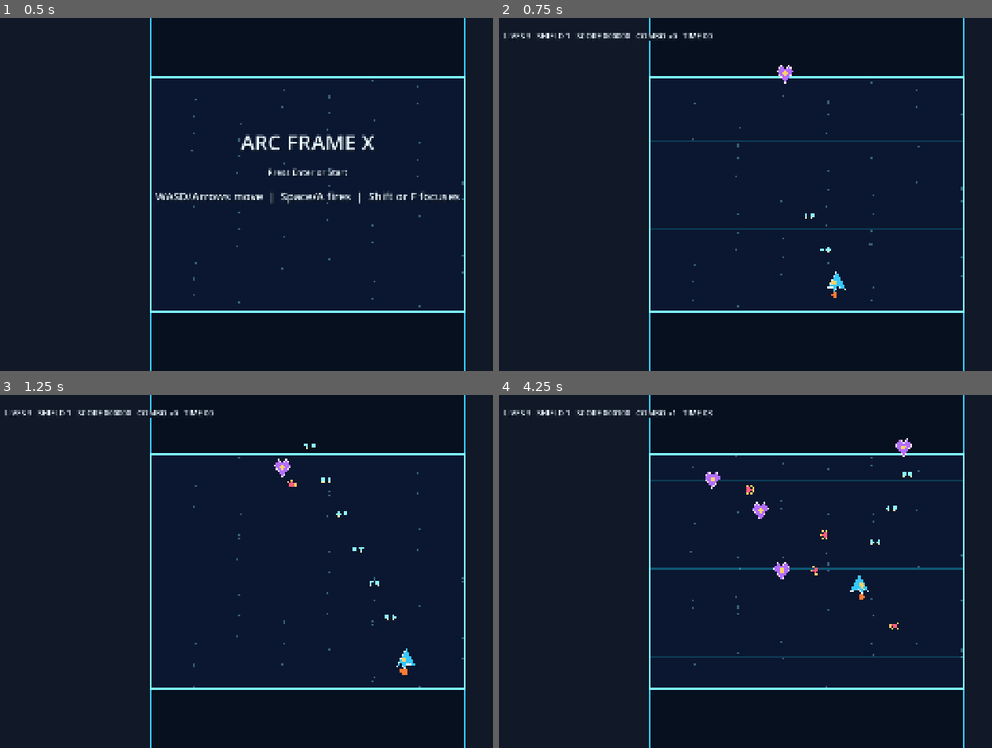
Above: before the commit, frames 1-4 (two rows, left to right).
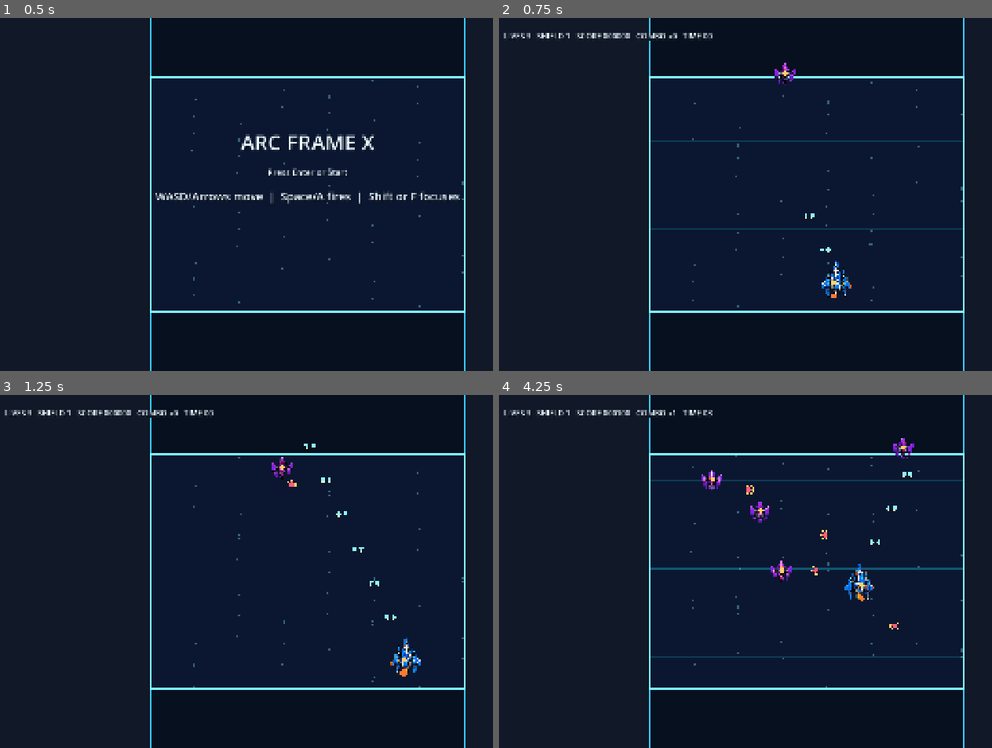
Above: after the commit, the same moments.

Repository: spacelabyelloiw/arcframex
Game: Godot game, scene res://scenes/core/main_game.tscn
Two runs of this game, one before a commit and one after it. Both use one fixed random seed, a clock stepped at 60 frames per second and the inputs below.
Inputs:
- Up to frame 1 (0.5 s): no input
- Up to frame 2 (0.75 s): tap Enter (start_game) at 0.5 s; hold D (move_right) from 0.53 s (still down); hold Space (fire) from 0.53 s (still down)
- Up to frame 3 (1.25 s): keep holding D (move_right); keep holding Space (fire)
- Up to frame 4 (4.25 s): release D (move_right) at 1.28 s; release Space (fire) at 1.28 s; hold S (move_down) 1.28-2.03 s; tap Shift (focus) at 1.35 s; hold D (move_right) 2.03-2.78 s; tap Enter (start_game) at 2.1 s; hold W (move_up) 2.78-3.53 s; tap F at 2.85 s; hold A (move_left) from 3.53 s (still down); hold Space (fire) from 3.53 s (still down)

Frame 1 is identical in both runs. In frame 2, 0.4% of the frame differs, in the area x 55-72%, y 12-80%; in frame 3, 0.5%; in frame 4, 0.9%, in the area x 41-85%, y 12-59%.

Commit message:
Add generated prototype sprites

Diff:
--- a/scripts/core/main_game.gd
+++ b/scripts/core/main_game.gd
@@ -13,6 +13,11 @@
 const BOSS_MAX_HEALTH := 220
 const BOSS_RADIUS := 62.0
 const AUDIO_POOL_SIZE := 10
+
+var player_texture: Texture2D = preload("res://assets/art/player/spr_player_ship_base.png")
+var choir_drone_texture: Texture2D = preload("res://assets/art/enemies/spr_choir_drone.png")
+var needle_runner_texture: Texture2D = preload("res://assets/art/enemies/spr_needle_runner.png")
+var boss_texture: Texture2D = preload("res://assets/art/bosses/spr_null_relay_seraph.png")
 
 var game_state := "title"
 var player_pos := Vector2.ZERO
@@ -587,53 +592,18 @@
 
 	var input_x := Input.get_axis("move_left", "move_right")
 	var lean := input_x * 7.0
-	var hull := PackedVector2Array([
-		player_pos + Vector2(0 + lean, -34),
-		player_pos + Vector2(28 + lean, 22),
-		player_pos + Vector2(8, 14),
-		player_pos + Vector2(0, 32),
-		player_pos + Vector2(-8, 14),
-		player_pos + Vector2(-28 + lean, 22)
-	])
-	var hull_outline := PackedVector2Array(hull)
-	hull_outline.append(hull[0])
-	draw_colored_polygon(hull, Color("#35c7ff"))
-	draw_polyline(hull_outline, Color("#e8f7ff"), 2.0)
+	_draw_texture_centered(player_texture, player_pos + Vector2(lean, -8), Vector2(118, 128))
+	draw_circle(player_pos, 5.0, Color(0.9, 1.0, 1.0, 0.85))
 	draw_circle(player_pos + Vector2(0, 2), 8.0, Color("#f7d36b"))
-	draw_circle(player_pos + Vector2(0, 39), 10.0 + sin(stage_time * 18.0) * 2.0, Color("#ff7a33"))
+	draw_circle(player_pos + Vector2(0, 42), 10.0 + sin(stage_time * 18.0) * 2.0, Color("#ff7a33"))
 
 
 func _draw_boss() -> void:
 	if not boss_started:
 		return
 
-	var wing_color := Color("#7437d8")
-	var core_color := Color("#ff5d78")
-	var glow_color := Color("#ffd166")
-	var left_wing := PackedVector2Array([
-		boss_pos + Vector2(-14, -34),
-		boss_pos + Vector2(-118, 0),
-		boss_pos + Vector2(-68, 42),
-		boss_pos + Vector2(-20, 26)
-	])
-	var right_wing := PackedVector2Array([
-		boss_pos + Vector2(14, -34),
-		boss_pos + Vector2(118, 0),
-		boss_pos + Vector2(68, 42),
-		boss_pos + Vector2(20, 26)
-	])
-	var core := PackedVector2Array([
-		boss_pos + Vector2(0, -58),
-		boss_pos + Vector2(44, -10),
-		boss_pos + Vector2(30, 48),
-		boss_pos + Vector2(0, 70),
-		boss_pos + Vector2(-30, 48),
-		boss_pos + Vector2(-44, -10)
-	])
-	draw_colored_polygon(left_wing, wing_color)
-	draw_colored_polygon(right_wing, wing_color)
-	draw_colored_polygon(core, core_color)
-	draw_circle(boss_pos + Vector2(0, 4), 20.0 + sin(boss_weave * 8.0) * 3.0, glow_color)
+	_draw_texture_centered(boss_texture, boss_pos + Vector2(0, 12), Vector2(330, 305))
+	draw_circle(boss_pos + Vector2(0, 4), 18.0 + sin(boss_weave * 8.0) * 3.0, Color(1.0, 0.35, 0.95, 0.65))
 	draw_arc(boss_pos, BOSS_RADIUS, 0.0, TAU, 32, Color("#ffe6f1"), 3.0)
 
 	var bar_width := 520.0
@@ -646,18 +616,15 @@
 
 func _draw_enemy(enemy: Dictionary) -> void:
 	var enemy_type: String = enemy["type"]
-	var color := Color("#ff5d78") if enemy_type == "needle_runner" else Color("#b26dff")
 	var center: Vector2 = enemy["position"]
-	var body := PackedVector2Array([
-		center + Vector2(0, 28),
-		center + Vector2(25, -5),
-		center + Vector2(12, -24),
-		center + Vector2(0, -14),
-		center + Vector2(-12, -24),
-		center + Vector2(-25, -5)
-	])
-	var body_outline := PackedVector2Array(body)
-	body_outline.append(body[0])
-	draw_colored_polygon(body, color)
-	draw_polyline(body_outline, Color("#ffe6f1"), 2.0)
+	if enemy_type == "needle_runner":
+		_draw_texture_centered(needle_runner_texture, center + Vector2(0, 2), Vector2(78, 78))
+	else:
+		_draw_texture_centered(choir_drone_texture, center + Vector2(0, 2), Vector2(78, 70))
 	draw_circle(center, 7.0, Color("#ffd166"))
+
+
+func _draw_texture_centered(texture: Texture2D, center: Vector2, size: Vector2) -> void:
+	if texture == null:
+		return
+	draw_texture_rect(texture, Rect2(center - size * 0.5, size), false)
Binary file added: assets/art/bosses/spr_null_relay_seraph.png
Binary file added: assets/art/enemies/spr_choir_drone.png
Binary file added: assets/art/enemies/spr_needle_runner.png
Binary file added: assets/art/player/spr_player_ship_base.png
Binary file added: assets/art/source_sprite_sheet.png
Not shown, added: docs/ASSET_LOG.md
